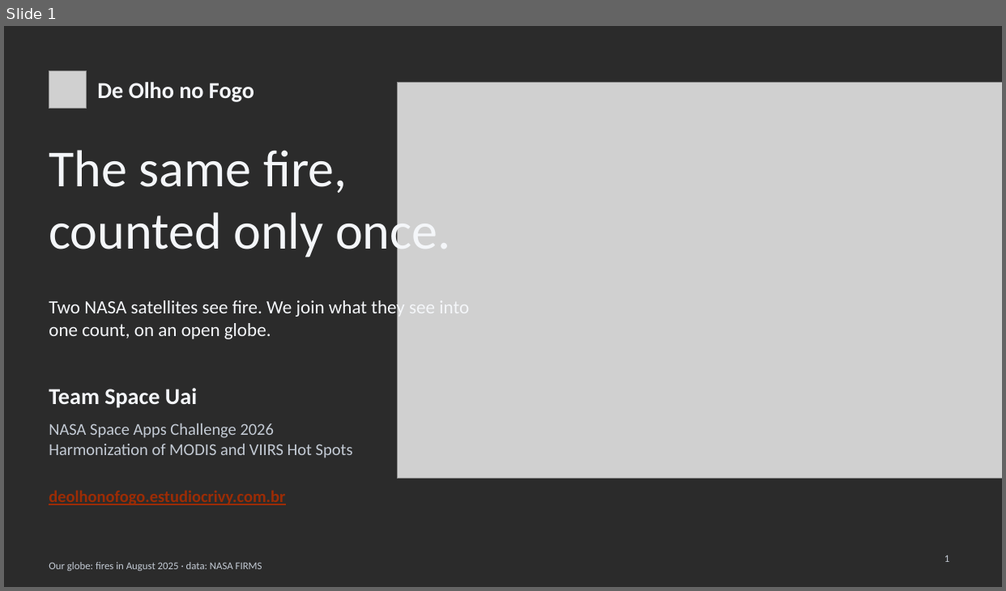
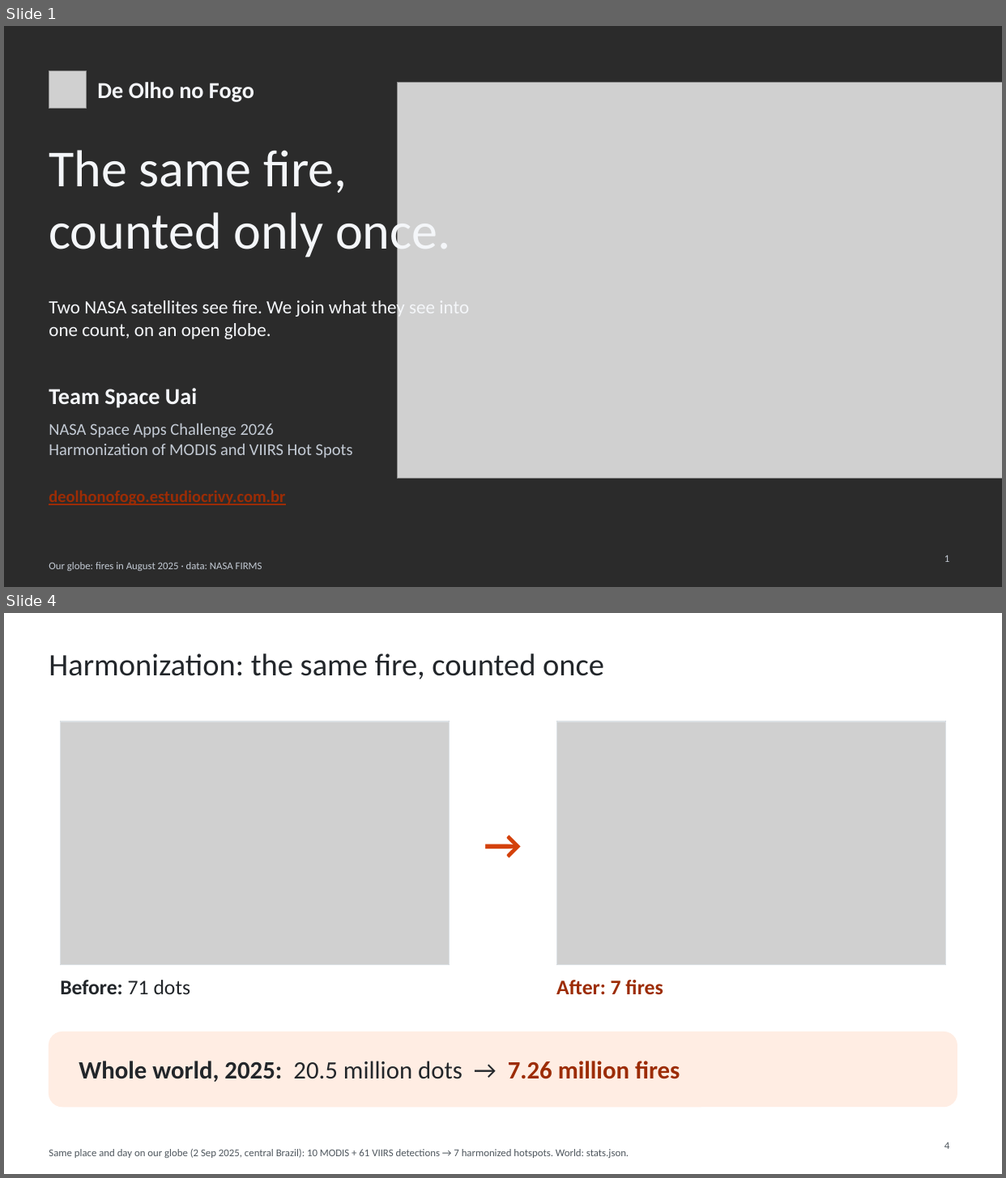
Before and after one commit to WednyFernandes/de-olho-no-fogo, a slide deck: public/apresentacao/de-olho-no-fogo-space-apps-2026-en.pptx. Shown one above the other, each under a label of ours: slide 1 before the commit, slides 1 and 4 after it; the slides between them are not shown. The pictures are 1006x591 and 1006x1178 pixels, drawn with LibreOffice and Linux fonts; fonts in the diff are those of the drawing; grey boxes stand for pictures; background and template pictures are left out; a plain dark background stands for a picture behind light text. Boxes give left, top, right and bottom in pixels: in the first picture for what was removed or moved away, otherwise in the second. Text is boxed around its words. In the diff, an @@ line names an element or a change of style, - is before the commit and + after.

```diff
--- a/public/apresentacao/de-olho-no-fogo-space-apps-2026-en.pptx
+++ b/public/apresentacao/de-olho-no-fogo-space-apps-2026-en.pptx
@@ slide 4 added at box(4, 613, 1002, 1174), background #FFFFFF @@
@@ title added at box(49, 653, 604, 679), 30 pt, text #22262A @@
+Harmonization: the same fire, counted once
@@ picture added at box(60, 722, 450, 965) @@
@@ rectangle added at box(60, 722, 450, 965), outline #DCE1E5 1 pt @@
@@ picture added at box(556, 722, 946, 965) @@
@@ rectangle added at box(556, 722, 946, 965), outline #DCE1E5 1 pt @@
@@ text added at box(450, 814, 556, 874), 40 pt, text #D4410B, bold @@
+→
@@ text added at box(60, 980, 191, 995), 20 pt, text #22262A, bold @@
+Before: 71 dots
@@ text added at box(556, 980, 663, 995), 20 pt, text #9C2C05, bold @@
+After: 7 fires
@@ rounded rectangle added at box(49, 1033, 957, 1107), fill #FFEDE3, outline #FFEDE3 0.75 pt @@
@@ text added at box(79, 1061, 680, 1082), 24 pt, text #22262A, bold @@
+Whole world, 2025: 20.5 million dots → 7.26 million fires
@@ page number added at box(944, 1143, 949, 1149), 10 pt, text #4F575E @@
+4
@@ text added at box(49, 1149, 629, 1158), 10 pt, text #4F575E @@
+Same place and day on our globe (2 Sep 2025, central Brazil): 10 MODIS + 61 VIIRS detections → 7 harmonized hotspots. World: stats.json.
```
Also in this commit, not shown: 3 slides changed, 1 other slide added, 2 slides removed, 7 other files.
